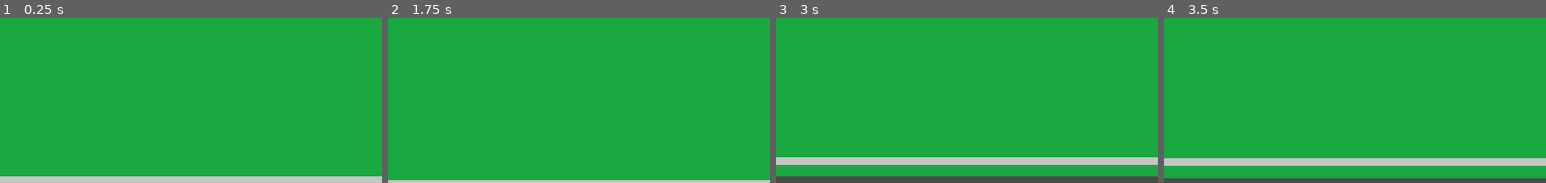
Above: before the commit, frames 1-4 (left to right).
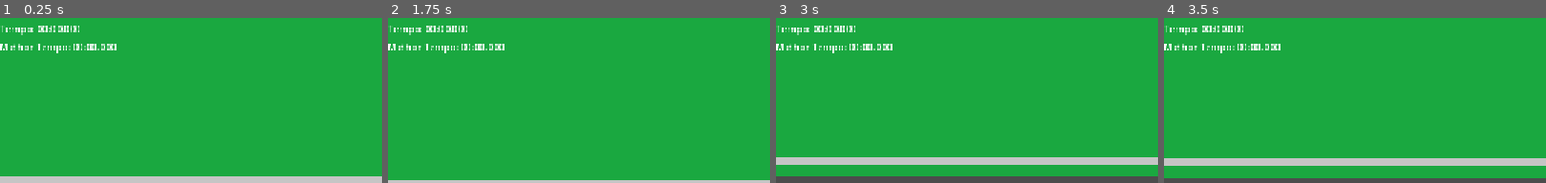
Above: after the commit, the same moments.

Repository: viictor1/Route-207
Game: Godot game, scene res://scenes/main.tscn
The game is run twice, just before and just after one commit, with the same random seed, the same clock (stepped at 60 frames per second) and the same inputs.
Inputs:
- Up to frame 1 (0.25 s): no input
- Up to frame 2 (1.75 s): tap Enter at 0.5 s; hold D (steer_right) 0.53-1.28 s; tap W (throttle) at 0.6, 1.35 s; hold S (brake) from 1.28 s (still down)
- Up to frame 3 (3 s): release S (brake) at 2.03 s; hold D (steer_right) from 2.03 s (still down); tap W (throttle) at 2.1, 2.85 s
- Up to frame 4 (3.5 s): keep holding D (steer_right)
The pictures show only the part of the screen within x 0-50%, y 4-54%; the shares and areas given below are measured in that part.

The runs differ from the first frame. In frame 1, 1.1% of the frame differs, in the area x 0-31%, y 4-22%; in frame 2, 1.1%; in frame 3, 1.1%; in frame 4, 1.1%.

Commit message:
feat: adiciona cronômetro de volta e melhor volta na HUD

Diff:
--- a/scenes/linha_chegada.gd
+++ b/scenes/linha_chegada.gd
@@ -1,8 +1,12 @@
 extends Area2D
 
 @export var label_volta: Label
+@export var label_tempo: Label
+@export var label_melhor: Label
 
 var voltas = 0;
+var tempo_volta: float = 0.0
+var melhor_volta: float = INF
 
 # Called when the node enters the scene tree for the first time.
 func _ready() -> void:
@@ -11,10 +15,20 @@
 
 # Called every frame. 'delta' is the elapsed time since the previous frame.
 func _process(delta: float) -> void:
-	pass
+	if (voltas > 0):
+		tempo_volta += delta
+		label_tempo.text = "Tempo: " + formatar(tempo_volta)
 
 
 func _on_body_entered(body: Node2D) -> void:
 	if(body.is_in_group("player")):
+		if voltas > 0 and tempo_volta < melhor_volta:
+			melhor_volta = tempo_volta
+			label_melhor.text = "Melhor Tempo: " + formatar(melhor_volta)
+
+		tempo_volta = 0.0
 		voltas +=1;
 		label_volta.text = "Volta: " + str(voltas)
+
+func formatar(t: float) -> String:
+	return "%02d:%06.3f" % [int(t) / 60, fmod(t, 60.0)]
--- a/scenes/main.tscn
+++ b/scenes/main.tscn
@@ -47,10 +47,12 @@
 build_mode = 1
 polygon = PackedVector2Array(-2001, 742, 1018, 739, 1329, 659, 1583, 526, 1808, 252, 1918, -93, 1933, -298, 1899, -541, …(280 unchanged characters)…
 
-[node name="LinhaChegada" type="Area2D" parent="." unique_id=1697332815 node_paths=PackedStringArray("label_volta")]
+[node name="LinhaChegada" type="Area2D" parent="." unique_id=1697332815 node_paths=PackedStringArray("label_volta", "label_tempo", "label_melhor")]
 position = Vector2(-501, 625)
 script = ExtResource("5_tbgi4")
 label_volta = NodePath("../HUD/LabelVolta")
+label_tempo = NodePath("../HUD/LabelTempo")
+label_melhor = NodePath("../HUD/LabelMelhorTempo")
 
 [node name="CollisionShape2D" type="CollisionShape2D" parent="LinhaChegada" unique_id=1878414681]
 shape = SubResource("RectangleShape2D_tefeu")
@@ -62,4 +64,16 @@
 offset_bottom = 23.0
 text = "Volta: 0"
 
+[node name="LabelTempo" type="Label" parent="HUD" unique_id=960060216]
+offset_top = 30.0
+offset_right = 58.0
+offset_bottom = 53.0
+text = "Tempo: 00:00.000"
+
+[node name="LabelMelhorTempo" type="Label" parent="HUD" unique_id=104255168]
+offset_top = 60.0
+offset_right = 195.0
+offset_bottom = 83.0
+text = "Melhor Tempo: 00:00.000"
+
 [connection signal="body_entered" from="LinhaChegada" to="LinhaChegada" method="_on_body_entered"]
